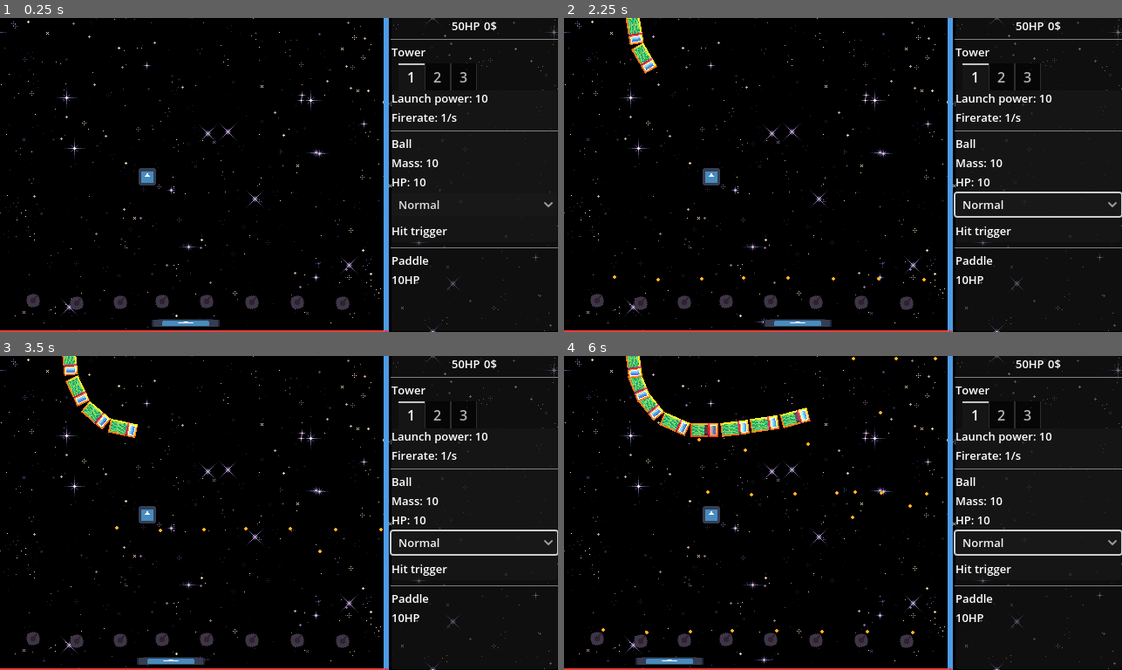
Above: before the commit, frames 1-4 (two rows, left to right).
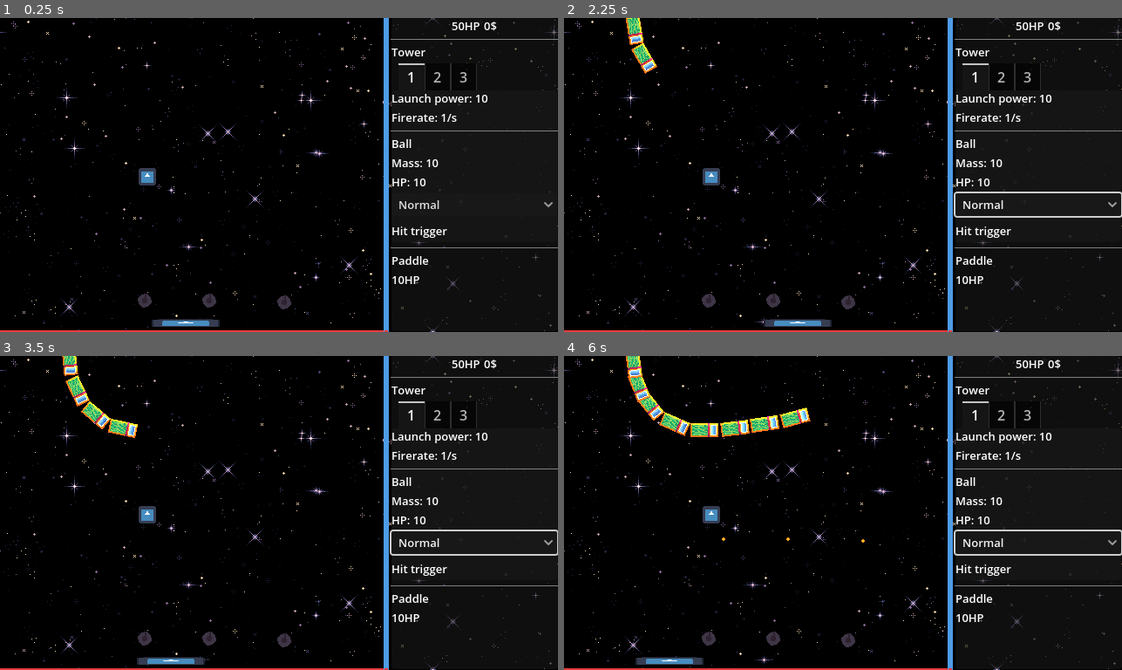
Above: after the commit, the same moments.

Repository: xefensor/tower-breakout
Game: Godot game, scene res://game.tscn
Same seed, same stepped clock (60 frames per second), same inputs: the game is played once before the commit and once after it. The engine's default icon, where the game draws it, is replaced by a stand-in: a white triangle on a blue panel in a dark square.
Inputs (mouse positions are in pixels of both pictures, inside the frame that each line leads up to):
- Up to frame 1 (0.25 s): no input
- Up to frame 2 (2.25 s): click "Normal" at 0.5 s; click "Normal" at 1.25 s; move the mouse to (597, 300) at 2.02 s; press the mouse at (597, 300) at 2.03 s; hold D (paddle_right) from 2.03 s (still down)
- Up to frame 3 (3.5 s): move the mouse to (340, 641) at 2.77 s; release D (paddle_right) at 2.78 s; release the mouse at (340, 641) at 2.78 s; hold A (paddle_left) from 2.78 s (still down); click (340, 641) at 2.85 s
- Up to frame 4 (6 s): move the mouse to (859, 641) at 3.52 s; release A (paddle_left) at 3.53 s; press the mouse at (859, 641) at 3.53 s; hold D (paddle_right) 3.53-5.03 s; move the mouse to (815, 641) at 4.27 s; release the mouse at (815, 641) at 4.28 s; click (815, 641) at 4.35 s; move the mouse to (770, 638) at 5.02 s; press the mouse at (770, 638) at 5.03 s; hold A (paddle_left) from 5.03 s (still down); move the mouse to (725, 638) at 5.77 s; release the mouse at (725, 638) at 5.78 s; click (725, 638) at 5.85 s

The runs differ from the first frame. In frame 1, 0.8% of the frame differs, in the area x 4-63%, y 87-94%; in frame 2, 0.8%; in frame 3, 0.8%; in frame 4, 1.1%, in the area x 4-67%, y 0-94%.

Commit message:
Redactor ball effects and Add ball stats

Diff:
--- a/balls/ball.gd
+++ b/balls/ball.gd
@@ -3,7 +3,8 @@
 class_name Ball
 
 
-@export var weight: int = 10
+@export var fire_rate: float = 1
+@export var launch_speed: int = 10
 @export var _health: Health = Health.new()
 @export var bounce: Bounce
 @export var bounce_audio_player: OneShotAudioPlayer
--- a/balls/ball.tscn
+++ b/balls/ball.tscn
@@ -1,19 +1,26 @@
-[gd_scene load_steps=12 format=3 uid="uid://c4ko46xi0u27d"]
+[gd_scene load_steps=14 format=3 uid="uid://c4ko46xi0u27d"]
 
 [ext_resource type="Script" uid="uid://fc8nc7dop70w" path="res://balls/ball_types/basic_ball.gd" id="1_f1tw0"]
+[ext_resource type="Script" uid="uid://1lv2acxyuxrg" path="res://systems/health.gd" id="2_ea85i"]
 [ext_resource type="Texture2D" uid="uid://vtd73b733fi" path="res://balls/ball.png" id="2_ota7r"]
-[ext_resource type="Script" uid="uid://j8yc8pc85ng6" path="res://balls/bounces/sniper_bounce.gd" id="3_yf0cp"]
+[ext_resource type="Script" uid="uid://5hfd5cba0k3i" path="res://balls/bounces/basic_bounce.gd" id="3_ea85i"]
 [ext_resource type="AudioStream" uid="uid://kqgf22uwfx0j" path="res://balls/bounce.wav" id="4_f1tw0"]
 [ext_resource type="Script" uid="uid://dj1uxgc1eib5s" path="res://balls/effects/effect.gd" id="4_yf0cp"]
 [ext_resource type="Script" uid="uid://ce1rc0edt52dn" path="res://balls/effects/basic_hit_effect.gd" id="5_7pftd"]
 [ext_resource type="Script" uid="uid://dxigfhjtcdruc" path="res://systems/effects/one_shot_audio_player.gd" id="5_f1tw0"]
 
-[sub_resource type="Resource" id="Resource_yf0cp"]
-script = ExtResource("3_yf0cp")
-metadata/_custom_type_script = "uid://j8yc8pc85ng6"
+[sub_resource type="Resource" id="Resource_ea85i"]
+resource_local_to_scene = true
+script = ExtResource("2_ea85i")
+metadata/_custom_type_script = "uid://1lv2acxyuxrg"
+
+[sub_resource type="Resource" id="Resource_ysyxj"]
+script = ExtResource("3_ea85i")
+metadata/_custom_type_script = "uid://5hfd5cba0k3i"
 
 [sub_resource type="Resource" id="Resource_ifebw"]
 script = ExtResource("5_7pftd")
+fire_rate_mod = 4.0
 metadata/_custom_type_script = "uid://ce1rc0edt52dn"
 
 [sub_resource type="CircleShape2D" id="CircleShape2D_dgrc4"]
@@ -28,10 +35,10 @@
 collision_layer = 4
 collision_mask = 35
 script = ExtResource("1_f1tw0")
-weight = null
-bounce = SubResource("Resource_yf0cp")
+_health = SubResource("Resource_ea85i")
+bounce = SubResource("Resource_ysyxj")
+bounce_audio_player = NodePath("OneShotAudioPlayer")
 effects = Array[ExtResource("4_yf0cp")]([SubResource("Resource_ifebw")])
-bounce_audio_player = NodePath("OneShotAudioPlayer")
 metadata/_custom_type_script = "uid://fc8nc7dop70w"
 
 [node name="CollisionShape2D" type="CollisionShape2D" parent="."]
--- a/balls/effects/effect.gd
+++ b/balls/effects/effect.gd
@@ -3,5 +3,10 @@
 extends Resource
 
 
+@export var fire_rate_mod: float = 1
+@export var launch_speed_mod: int = 1
+@export var health_mod: int = 1
+
+
 @abstract
 func apply(effect_modifiers: Dictionary) -> Dictionary
--- a/levels/test_level_01.tscn
+++ b/levels/test_level_01.tscn
@@ -481,46 +481,26 @@
 
 [node name="Towers" type="Node" parent="." node_paths=PackedStringArray("towers")]
 script = ExtResource("20_b6vke")
-towers = [NodePath("Tower"), NodePath("Tower8"), NodePath("Tower7"), NodePath("Tower6"), NodePath("Tower5"), NodePath("Tower4"), NodePath("Tower3"), NodePath("Tower2")]
+towers = [NodePath("Tower"), NodePath("Tower2"), NodePath("Tower3")]
 metadata/_custom_type_script = "uid://dpkopqxq8y2uy"
+
+[node name="Tower" parent="Towers" instance=ExtResource("11_o3776")]
+position = Vector2(-154, 144)
+rotation = -1.4221901
+
+[node name="Tower2" parent="Towers" instance=ExtResource("11_o3776")]
+position = Vector2(6, 146)
+rotation = -1.4221901
+
+[node name="Tower3" parent="Towers" instance=ExtResource("11_o3776")]
+position = Vector2(-80, 143.99998)
+rotation = -1.4221901
 
 [node name="PlaceableArea" type="Area2D" parent="Towers"]
 
 [node name="CollisionShape2D" type="CollisionShape2D" parent="Towers/PlaceableArea"]
 position = Vector2(-100.5, 146.5)
 shape = SubResource("RectangleShape2D_b6vke")
-
-[node name="Tower" parent="Towers" groups=["towers"] instance=ExtResource("11_o3776")]
-position = Vector2(-282, 144)
-rotation = -0.925025
-
-[node name="Tower8" parent="Towers" groups=["towers"] instance=ExtResource("11_o3776")]
-position = Vector2(72.9999, 147)
-rotation = -0.925025
-
-[node name="Tower7" parent="Towers" groups=["towers"] instance=ExtResource("11_o3776")]
-position = Vector2(20.9999, 146)
-rotation = -0.925025
-
-[node name="Tower6" parent="Towers" groups=["towers"] instance=ExtResource("11_o3776")]
-position = Vector2(-31, 146)
-rotation = -0.925025
-
-[node name="Tower5" parent="Towers" groups=["towers"] instance=ExtResource("11_o3776")]
-position = Vector2(-83, 145)
-rotation = -0.925025
-
-[node name="Tower4" parent="Towers" groups=["towers"] instance=ExtResource("11_o3776")]
-position = Vector2(-134, 145)
-rotation = -0.925025
-
-[node name="Tower3" parent="Towers" groups=["towers"] instance=ExtResource("11_o3776")]
-position = Vector2(-182, 146)
-rotation = -0.925025
-
-[node name="Tower2" parent="Towers" groups=["towers"] instance=ExtResource("11_o3776")]
-position = Vector2(-232, 147)
-rotation = -0.925025
 
 [node name="DamageableStaticBody2D" type="StaticBody2D" parent="."]
 position = Vector2(-151, 2)
--- a/systems/health.gd
+++ b/systems/health.gd
@@ -19,9 +19,9 @@
 
 func take_damage(amount: int) -> void:
 	if damageable:
-		current_health = max(current_health - amount, 0)
+		current_health = clampi(current_health - amount, 0, max_health)
 
 
 func heal(amount: int) -> void:
 	if healable:
-		current_health = min(current_health + amount, max_health)
+		current_health = clampi(current_health + amount, 0, max_health)
--- a/towers/tower.gd
+++ b/towers/tower.gd
@@ -4,11 +4,13 @@
 
 signal selected(tower: Tower)
 
-const lauch_power_multiplier = 100
+const lauch_speed_multiplier = 10
 
-@export var ball: PackedScene
+@export var ball_scene: PackedScene
 @export var spawn_ball_marker: Marker2D
-@export var launch_power: int = 1
+
+var launch_speed: int = 1
+var ball_health: int = 1
 
 @onready var _timer: Timer = NodeUtils.get_child_by_class(self, Timer)
 @onready var _area_2d: Area2D = NodeUtils.get_child_by_class(self, Area2D)
@@ -17,6 +19,8 @@
 func _ready() -> void:
 	_timer.timeout.connect(_on_timer_timeout)
 	_area_2d.input_event.connect(_on_area_2d_input_event)
+
+	set_stats()
 
 
 func start() -> void:
@@ -28,9 +32,11 @@
 
 
 func _on_timer_timeout() -> void:
-	var inst: Ball = ball.instantiate()
+	var inst: Ball = ball_scene.instantiate()
 	inst.global_position = spawn_ball_marker.global_position
-	inst.velocity = Vector2.from_angle(rotation) * (float(launch_power) / inst.weight) * lauch_power_multiplier
+	inst._health.max_health = ball_health
+	inst._health.current_health = ball_health
+	inst.velocity = Vector2.from_angle(rotation) * launch_speed * lauch_speed_multiplier
 	get_parent().add_child(inst)
 
 
@@ -38,3 +44,20 @@
 	if event.is_action_pressed("click"):
 		print("click")
 		selected.emit(self)
+
+
+func set_stats() -> void:
+	var ball: Ball = ball_scene.instantiate()
+
+	var effects_fire_rate: float = 0
+	var effects_launch_speed: int = 0
+	var effects_health: int = 0
+
+	for effect in ball.effects:
+		effects_fire_rate += effect.fire_rate_mod
+		effects_launch_speed += effect.launch_speed_mod
+		effects_health += effect.health_mod
+
+	_timer.wait_time = ball.fire_rate + effects_fire_rate
+	launch_speed = ball.launch_speed + effects_launch_speed
+	ball_health = ball._health.max_health + effects_health
--- a/towers/tower.tscn
+++ b/towers/tower.tscn
@@ -9,9 +9,8 @@
 
 [node name="Tower" type="Node2D" node_paths=PackedStringArray("spawn_ball_marker")]
 script = ExtResource("1_vedim")
-ball = ExtResource("2_stebd")
+ball_scene = ExtResource("2_stebd")
 spawn_ball_marker = NodePath("Marker2D")
-launch_power = 10
 metadata/_custom_type_script = "uid://detnputo7h1qo"
 
 [node name="Timer" type="Timer" parent="."]
